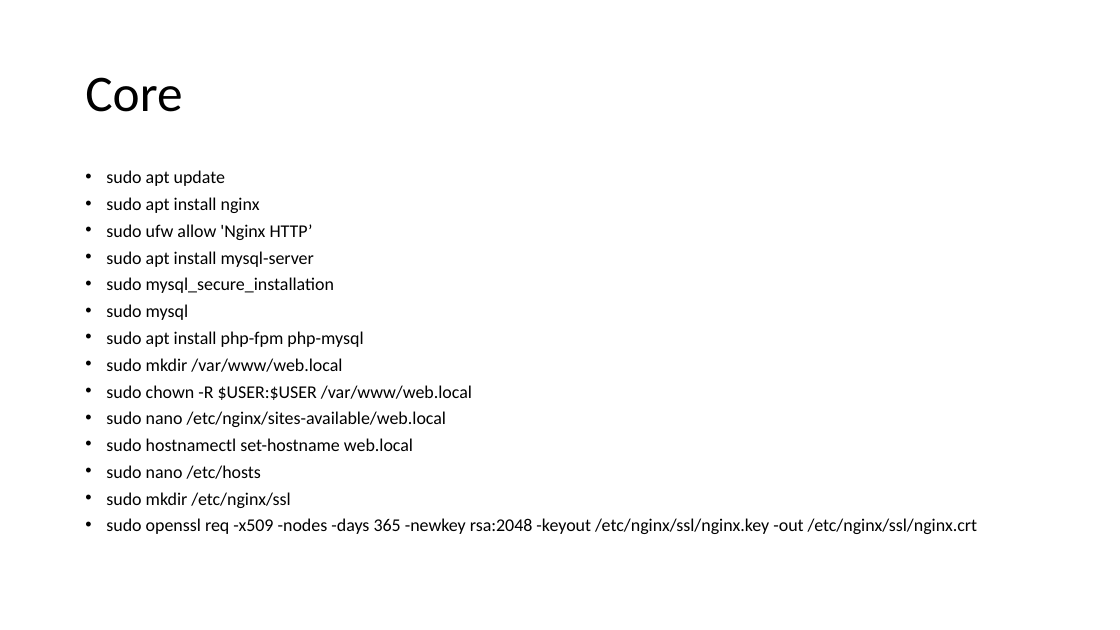
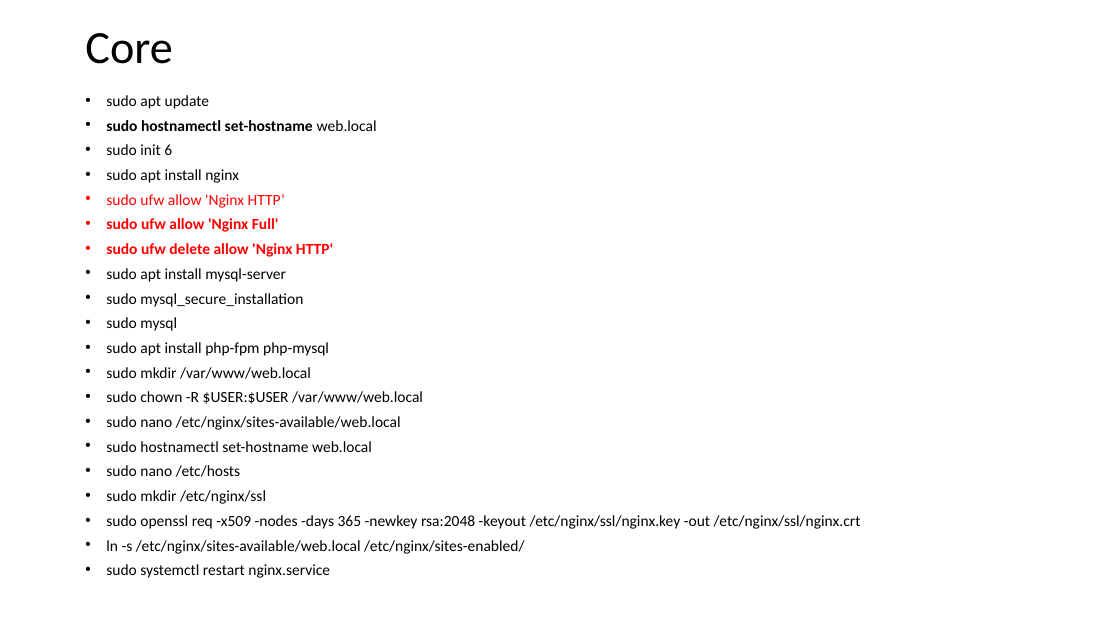
Before and after one commit to blackbeltandre/vm_web, a slide deck: slide 5 of Presentation H2.VM.pptx. Drawn at 1120x630 pixels with LibreOffice and Linux fonts; fonts in the diff are those of the drawing. Boxes give left, top, right and bottom in pixels: in the first picture for what was removed or moved away, otherwise in the second. Text is boxed around its words. In the diff, an @@ line names an element or a change of style, - is before the commit and + after.

Commit message:
Changes sintax di core

```diff
--- a/Presentation H2.VM.pptx
+++ b/Presentation H2.VM.pptx
@@ title "Core" at bbox=[85, 33, 172, 64]: size 44 to 39.6 pt @@
@@ text "sudo apt update": place and size @@
-text "sudo apt update" at bbox=[106, 170, 977, 534]
+text "sudo apt update" at bbox=[106, 95, 861, 578]
@@ text at bbox=[106, 95, 861, 529]: size 15.4 to 13.3 pt in "sudo apt update", "sudo apt install nginx", "sudo ufw allow 'Nginx HTTP’", "sudo apt install mysql-server" and 10 more places; text colour #000000 to #FF0000 in "sudo ufw allow 'Nginx HTTP’" @@
@@ text at bbox=[106, 120, 377, 155]: paragraphs added @@
+• sudo hostnamectl set-hostname web.local
+• sudo init 6
@@ text at bbox=[106, 218, 333, 257]: paragraphs added @@
+• sudo ufw allow 'Nginx Full'
+• sudo ufw delete allow 'Nginx HTTP'
@@ text at bbox=[106, 540, 524, 578]: paragraphs added @@
+• ln -s /etc/nginx/sites-available/web.local /etc/nginx/sites-enabled/
+• sudo systemctl restart nginx.service
```
Also in this commit, not shown: 2 other slides changed, 6 other files.
